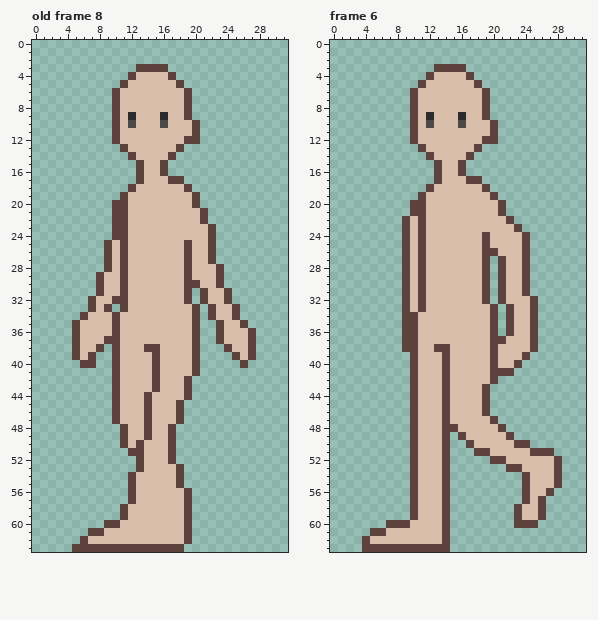
Edited in one commit: pixel-art file (assets/art/characters/asprite/fey-walkcycle.aseprite). The picture above was drawn from the file before the commit.
32x64 pixels, 8 frames. Shown: old frame 8, frame 6.
After:
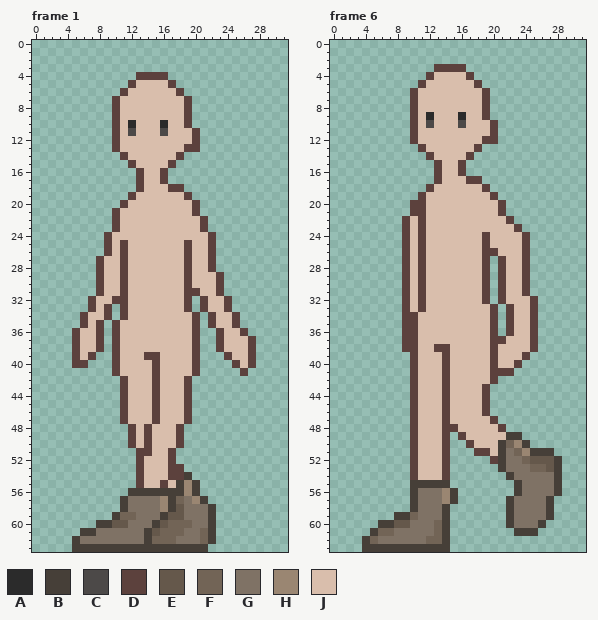
Palette (. is transparent): A #2b2b2b  B #463f38  C #4c4948  D #5c413d  E #65584b  F #726456  G #7f7265  H #9a8672  J #d9beac
A new or re-ordered frame is compared with the old frame closest to it.
Change:
frames re-ordered
--- frame 1 against old frame 8
@@ x 0..31 @@
  2 ................................
- 3 .............DDDD...............
- 4 ............DJJJJD..............
- 5 ...........DJJJJJJD.............
- 6 ..........DJJJJJJJJD............
+ 3 ................................
+ 4 .............DDDD...............
+ 5 ............DJJJJD..............
+ 6 ...........DJJJJJJD.............
  7 ..........DJJJJJJJJD............
  8 ..........DJJJJJJJJD............
- 9 ..........DJAJJJAJJD............
-10 ..........DJCJJJCJJJD...........
-11 ..........DJJJJJJJJJD...........
-12 ..........DJJJJJJJJDD...........
-13 ...........DJJJJJJD.............
-14 ............DJJJJD..............
-15 .............DJJD...............
+ 9 ..........DJJJJJJJJD............
+10 ..........DJAJJJAJJD............
+11 ..........DJCJJJCJJJD...........
+12 ..........DJJJJJJJJJD...........
+13 ..........DJJJJJJJJDD...........
+14 ...........DJJJJJJD.............
+15 ............DJJJJD..............
 16 .............DJJD...............
-17 .............DJJJDD.............
-18 ............DJJJJJJD............
-19 ...........DJJJJJJJJD...........
-20 ..........DDJJJJJJJJD...........
-21 ..........DDJJJJJJJJJD..........
-22 ..........DDJJJJJJJJJD..........
-23 ..........DDJJJJJJJJJJD.........
-24 ..........DDJJJJJJJJJJD.........
+17 .............DJJD...............
+18 .............DJJJDD.............
+19 ............DJJJJJJD............
+20 ...........DJJJJJJJJD...........
+21 ..........DJJJJJJJJJD...........
+22 ..........DJJJJJJJJJJD..........
+23 ..........DJJJJJJJJJJD..........
+24 .........DJJJJJJJJJJJJD.........
 25 .........DJDJJJJJJJDJJD.........
 26 .........DJDJJJJJJJDJJD.........
-27 .........DJDJJJJJJJDJJD.........
-28 .........DJDJJJJJJJDJJJD........
+27 ........DJJDJJJJJJJDJJD.........
+28 ........DJJDJJJJJJJDJJD.........
 29 ........DJJDJJJJJJJDJJJD........
-30 ........DJJDJJJJJJJDDJJD........
-31 ........DJJDJJJJJJJD.DJJD.......
+30 ........DJJDJJJJJJJDJJJD........
+31 ........DJJDJJJJJJJDDJJD........
 32 .......DJJDDJJJJJJJD.DJJD.......
-33 .......DJD.DJJJJJJJJD.DJJD......
-34 ......DJJJDJJJJJJJJJD.DJJD......
-35 .....DJJJJDJJJJJJJJJD..DJJD.....
-36 .....DJJJJDJJJJJJJJJD..DJJJD....
-37 .....DJJJDDJJJJJJJJJD..DJJJD....
-38 .....DJJD.DJJJDDJJJJD...DJJD....
-39 .....DJD..DJJJJDJJJJD....DJD....
-40 ......DD..DJJJJDJJJJD.....D.....
-41 ..........DJJJJDJJJJD...........
-42 ..........DJJJJDJJJD............
-43 ..........DJJJJDJJJD............
-44 ..........DJJJDJJJJD............
-45 ..........DJJJDJJJD.............
-46 ..........DJJJDJJJD.............
-47 ..........DJJJDJJJD.............
-48 ...........DJJDJJD..............
-49 ...........DJJDJJD..............
-50 ...........DJDJJJD..............
-51 ............DDJJJD..............
+33 .......DJD.DJJJJJJJD.DJJD.......
+34 ......DJJD.DJJJJJJJJD.DJJD......
+35 ......DJD.DJJJJJJJJJD.DJJD......
+36 .....DJJD.DJJJJJJJJJD..DJJD.....
+37 .....DJJD.DJJJJJJJJJD..DJJJD....
+38 .....DJJD.DJJJJJJJJJD..DJJJD....
+39 .....DJD..DJJJDDJJJJD...DJJD....
+40 .....DD...DJJJJDJJJJD....DJD....
+41 ..........DJJJJDJJJJD.....D.....
+42 ...........DJJJDJJJD............
+43 ...........DJJJDJJJD............
+44 ...........DJJJDJJJD............
+45 ...........DJJJDJJJD............
+46 ...........DJJJDJJJD............
+47 ...........DJJJDJJJD............
+48 ............DJDJJJD.............
+49 ............DJDJJJD.............
+50 ............DJDJJJD.............
+51 .............DDJJD..............
 52 .............DJJJD..............
-53 .............DJJJJD.............
-54 ............DJJJJJD.............
-55 ............DJJJJJD.............
-56 ............DJJJJJJD............
-57 ............DJJJJJJD............
-58 ...........DJJJJJJJD............
-59 ...........DJJJJJJJD............
-60 .........DDJJJJJJJJD............
-61 .......DDJJJJJJJJJJD............
-62 ......DJJJJJJJJJJJJD............
-63 .....DDDDDDDDDDDDDD.............
+53 .............DJJJDD.............
+54 .............DJJJDDB............
+55 .............DJJDJBHB...........
+56 ............BBBBBBBHB...........
+57 ...........BGGGGHBFGHB..........
+58 ...........BGGGGHBEGGGB.........
+59 ..........BFFGGGBEEGGGB.........
+60 ........BBEEGGGBEFFFGGB.........
+61 ......BBGGGGGGBEFFFGGFB.........
+62 .....BGGGGGGGGBFFFGGGFB.........
+63 .....BBBBBBBBBBBBBBBBB..........
--- frame 6, layer "boots"
@@ x 0..31 @@
 48 ..........DJJJDDJJJJJD..........
-49 ..........DJJJD.DJJJJJD.........
-50 ..........DJJJD..DJJJJJDD.......
-51 ..........DJJJD...DDJJJJJDDD....
-52 ..........DJJJD.....DDJJJJJJD...
-53 ..........DJJJD.......DDJJJJD...
-54 ..........DJJJD.........DJJJD...
-55 ..........DJJJD.........DJJJD...
-56 ..........DJJJD.........DJJD....
-57 ..........DJJJD.........DJD.....
-58 ..........DJJJD........DJJD.....
-59 ..........DJJJD........DJJD.....
-60 .......DDDJJJJD........DDD......
-61 .....DDJJJJJJJD.................
-62 ....DJJJJJJJJJD.................
-63 ....DDDDDDDDDDD.................
+49 ..........DJJJD.DJJJJJBB........
+50 ..........DJJJD..DJJJBFHB.......
+51 ..........DJJJD...DDJBGFHBBB....
+52 ..........DJJJD.....DBGGFEEEB...
+53 ..........DJJJD......BGGGFFEB...
+54 ..........DJJJD.......BGGGGGB...
+55 ..........BBBBB........BGGGGB...
+56 ..........BGGGHB.......BGGGGB...
+57 ..........BGGGHB......BGGGGB....
+58 ..........BGGGB.......BGGGGB....
+59 ........BBFGGGB.......BGGGGB....
+60 ......BBEEGGGFB.......BGGGB.....
+61 .....BFFGGGGGFB........BBB......
+62 ....BFGGGGGGFFB.................
+63 ....BBBBBBBBBBB.................
Boxes around the changes in both pictures, in picture pixels (x1, y1, x2, y2):
changed: (72, 64, 256, 552)
changed: (498, 432, 562, 536)
changed: (362, 480, 458, 552)
